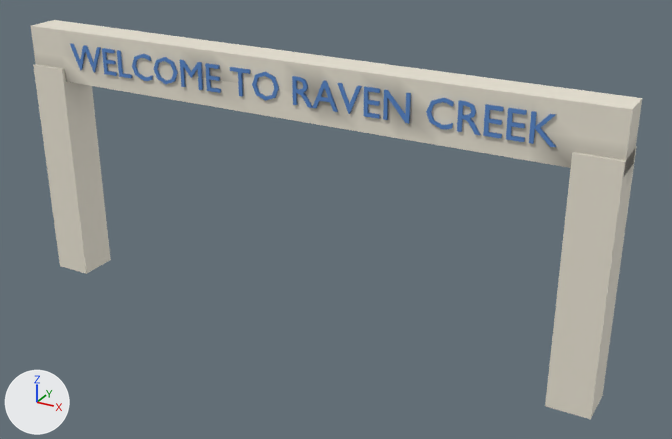
The glTF model jogo/assets/ruinas/portico.glb: old version first, new version second.
Camera for both pictures: a 50 mm camera at (12.94, -21.09, 14.26) aimed at (1.15, 0.35, 3.54). The axes (+X, +Y, +Z) are drawn at lower left. The lights are the same throughout. The older version comes first. Objects named as collision shapes, trigger or cutter boxes, shadow casters or lower levels of detail are left out. Where no turn or scale is listed for an object, it has been applied to the vertices. Vertices at exactly the same position are counted once.

Objects in the first picture: 'nome', 'pilar_0', 'pilar_2', 'viga'.
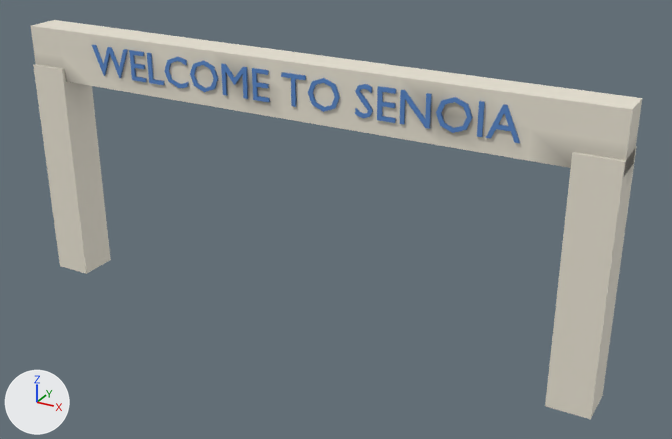
Boxes (x1, y1, x2, y2) around the edits, measured in the pictures (672 x 439 px; the box of a moved part takes in the faces that stretch with it):
'nome', reshaped (12% narrower): before (70, 43, 557, 147); after (92, 45, 520, 143)
part 1 of me_nome, added: after (477, 101, 485, 137)
part 2 of me_nome, added: after (400, 90, 432, 129)
part 3 of me_nome, moved or reshaped: before (70, 43, 101, 73); after (92, 45, 128, 78)
part 4 of me_nome, deleted: before (102, 48, 117, 76)
part 5 of me_nome, deleted: before (506, 108, 527, 142)
part 6 of me_nome, deleted: before (529, 111, 557, 147)
part 7 of me_nome, deleted: before (117, 50, 133, 78)
part 8 of me_nome, moved or reshaped: before (132, 54, 504, 138); after (129, 50, 520, 143)
part 9 of me_viga, recoloured: (67, 40, 561, 155) in both

Edits to the bpy script that builds the scene:
```text
Change me_nome:
    used by ob_nome; location = (0.0, -0.52, 7.4)
    remove me_nome.from_pydata(...)  # 514 vertices, 972 faces; spans x -7.5..7.5, y 0.0, z -0.4..0.4
    add me_nome.from_pydata(...)  # 382 vertices, 720 faces; spans x -6.6..6.6, y 0.0, z -0.4..0.5
    me_nome part 1: a new loose piece, a box spanning x 5.544..5.67, y -0.04..0.04, z -0.386..0.491, in mat_placa_azul
    me_nome part 2: the loose piece of 20 vertices spanning x 3.0..3.7, y 0.0, z -0.3..0.4 is copied, and the copy is moved by (0.5, 0.0, 0.0); it spans x 3.5..4.3, y 0.0, z -0.4..0.5
    me_nome part 3: the loose piece of 26 vertices spanning x -7.5..-6.3, y 0.0, z -0.3..0.4 is scaled about its middle by (1.13, 1, 1.13), then moved by (1.0, 0.0, 0.0)
    me_nome part 4: the loose piece of 24 vertices spanning x -6.2..-5.8, y 0.0, z -0.3..0.4 is deleted
    me_nome part 5: the loose piece of 24 vertices spanning x 6.3..6.7, y 0.0, z -0.3..0.4 is deleted
    me_nome part 6: the loose piece of 22 vertices spanning x 6.8..7.5, y 0.0, z -0.3..0.4 is deleted
    me_nome part 7: the loose piece of 12 vertices spanning x -5.7..-5.2, y 0.0, z -0.3..0.4 is deleted
    me_nome part 8: 31 vertices moved within x -5.1..6.1, y 0.0, z -0.3..0.4; 342 vertices removed from x -5.0..6.2, y 0.0, z -0.4..0.4; 264 vertices added at x -5.2..6.6, y 0.0, z -0.4..0.5
Change me_viga:
    where me_viga.from_pydata(...)  # 102 vertices, 200 faces; spans x -9.1..9.1, y -0.5..0.5, z -0.8..0.8
    used by ob_viga; location = (0.0, 0.0, 7.4)
    me_viga part 9: 55 faces centred in x -7.6..8.7, y -0.5, z -0.5..0.5 are repainted in the vertex colours; the middle colour goes from white #ededed to white #f6f6f6
```
